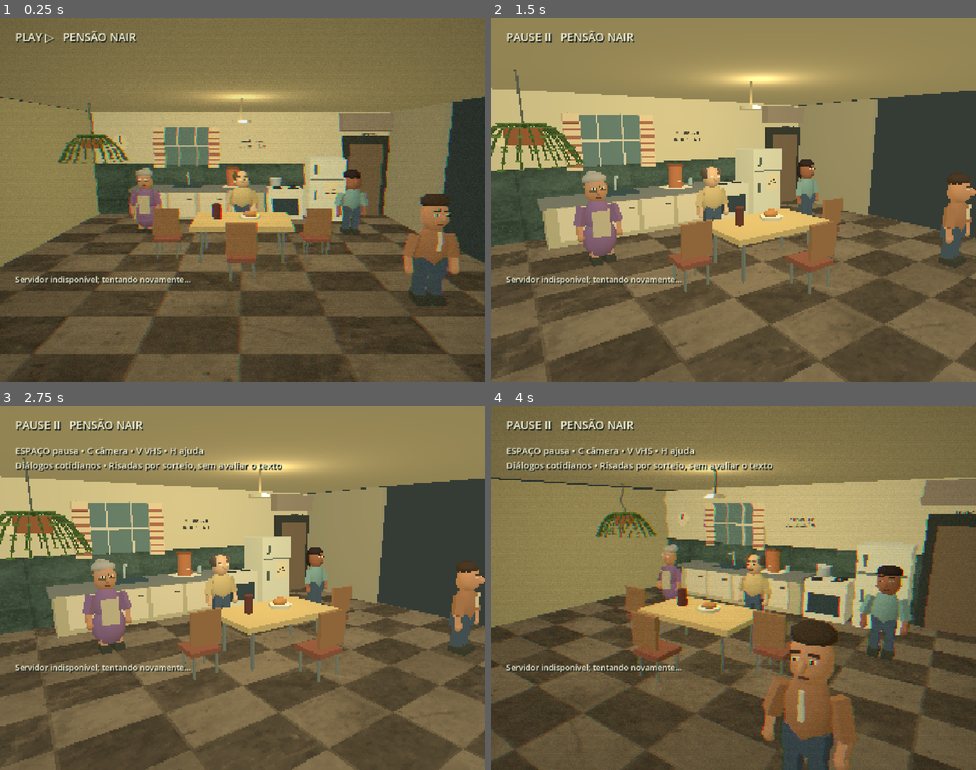
Above: before the commit, frames 1-4 (two rows, left to right).
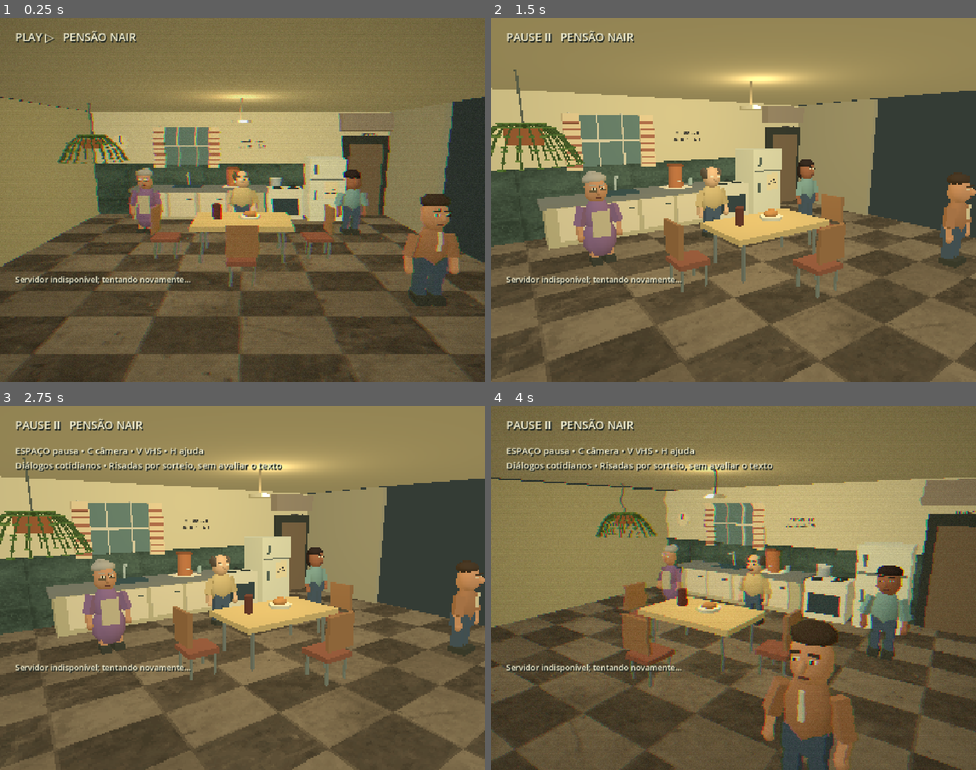
Above: after the commit, the same moments.

Repository: violetcitygarden/canal-aurora
Game: Godot game, scene res://main.tscn
The game is run twice, just before and just after one commit, with the same random seed, the same clock (stepped at 60 frames per second) and the same inputs.
Inputs:
- Up to frame 1 (0.25 s): no input
- Up to frame 2 (1.5 s): tap Enter at 0.5 s; tap C at 0.6 s; tap Space at 0.77 s; tap V at 1.35 s
- Up to frame 3 (2.75 s): tap Space at 1.52, 2 s; tap H at 2.1 s
- Up to frame 4 (4 s): tap Enter at 2.75 s; tap C at 2.85 s; tap Space at 3.02, 3.77 s; tap V at 3.6 s

The runs differ from the first frame. In frame 1, 1.0% of the frame differs, in the area x 30-92%, y 51-75%; in frame 2, 1.4%; in frame 3, 1.4%; in frame 4, 1.4%, in the area x 26-83%, y 48-99%.

Commit message:
Add reserved kitchen seating and actor spacing; validate in Godot

Diff:
--- a/pensao/actor.gd
+++ b/pensao/actor.gd
@@ -1,12 +1,20 @@
 extends "res://geometry.gd"
 var staging := false
 var stage_target := Vector3.ZERO
+var stage_aisle := false
 var leaving := false
 var identity := "NAIR"
 var mouth: Node3D
 var body: Node3D
 var head: Node3D
 var legs: Array[Node3D] = []
+var knees: Array[Node3D] = []
+var seat: Node3D
+var seat_phase := ""
+var seated := false
+var seated_left := 0.0
+var blocked_time := 0.0
+const PERSONAL_SPACE := 0.9
 var opening := 0.0
 var talking := false
 var elapsed := 0.0
@@ -16,6 +24,7 @@
 var point_index := 0
 const STOPS := [Vector3(-3.1,0,-1.9),Vector3(0,0,-2.1),Vector3(3.5,0,-1.8),Vector3(3.5,0,2.7),Vector3(-3.2,0,2.7)]
 func _ready() -> void:
+	add_to_group("pensao_actors")
 	body = Node3D.new()
 	add_child(body)
 	var skin := "#bd8c65"
@@ -39,8 +48,13 @@
 		leg.position = Vector3(side*0.15,0.68,0)
 		body.add_child(leg)
 		legs.append(leg)
-		box(Vector3(0,-0.28,0),Vector3(0.18,0.56,0.19),skin if identity=="NAIR" else "#475969",leg)
-		box(Vector3(0,-0.59,0.07),Vector3(0.23,0.14,0.36),"#3e4138",leg)
+		box(Vector3(0,-0.14,0),Vector3(0.18,0.28,0.19),skin if identity=="NAIR" else "#475969",leg)
+		var knee := Node3D.new()
+		knee.position.y = -0.28
+		leg.add_child(knee)
+		knees.append(knee)
+		box(Vector3(0,-0.14,0),Vector3(0.18,0.28,0.19),skin if identity=="NAIR" else "#475969",knee)
+		box(Vector3(0,-0.31,0.07),Vector3(0.23,0.14,0.36),"#3e4138",knee)
 		beam(Vector3(side*0.31,1.33,0),Vector3(side*0.43,0.92,0.05),0.17,clothes,body)
 		beam(Vector3(side*0.43,0.92,0.05),Vector3(side*0.42,0.69,0.11),0.11,skin,body)
 		sphere(Vector3(side*0.42,0.68,0.11),Vector3(0.08,0.1,0.07),skin,body)
@@ -78,14 +92,21 @@
 	destination = position
 	wait_left = randf_range(3,7)
 func _process(delta: float) -> void:
-	if not visible: return
+	if not visible:
+		release_seat()
+		return
 	if staging:
 		var direction := stage_target - position
 		rotation.y = snappedf(atan2(direction.x,direction.z), PI/8)
-		position = position.move_toward(stage_target, delta * 1.5)
+		move_with_space(stage_target, delta * 1.5)
 		for i in range(legs.size()): legs[i].rotation.x = sin(elapsed*7+i*PI)*0.25
 		elapsed += delta
+		tick = int(elapsed*10)
 		if position.distance_to(stage_target)<0.05:
+			if stage_aisle:
+				stage_aisle = false
+				stage_target = Vector3(4.8,0,-3.4)
+				return
 			staging = false
 			visible = not leaving
 			destination = position
@@ -99,30 +120,136 @@
 	tick = current_tick
 	mouth.scale.y = 1.0 + (floor(opening*3)/3.0)*5.0
 	head.rotation.z = sin(elapsed*0.7)*0.035
+	if seated:
+		seated_left -= dt
+		if seated_left <= 0 and not talking:
+			seated = false
+			body.position.y = 0
+			for knee in knees: knee.rotation.x = 0
+			for leg in legs: leg.rotation.x = 0
+			seat_phase = "exit"
+			destination = seat.get_meta("approach")
+		return
+	# Give entering/leaving actors priority through a crowded aisle.
+	if seat_phase.is_empty() and position.distance_to(destination) < 0.03:
+		for other in get_tree().get_nodes_in_group("pensao_actors"):
+			if other != self and other.visible and other.staging and position.distance_to(other.position) < 1.5:
+				choose_stop()
+				break
 	if position.distance_to(destination) > 0.03:
 		var direction := (destination-position).normalized()
 		rotation.y = snappedf(atan2(direction.x,direction.z), PI/8)
-		position = position.move_toward(destination,dt*0.52)
+		if not move_with_space(destination,dt*0.52):
+			blocked_time += dt
+			if blocked_time > 3 and seat_phase != "exit":
+				release_seat()
+				choose_stop()
+				blocked_time = 0
+		else:
+			blocked_time = 0
 		body.position.y = absf(sin(elapsed*5))*0.018
 		for i in range(legs.size()):
 			legs[i].rotation.x = sin(elapsed*5+i*PI)*0.22
 	else:
+		if seat_phase == "approach":
+			seat_phase = "arrive"
+			destination = seat.position
+			return
+		if seat_phase == "arrive":
+			seated = true
+			seat_phase = "seated"
+			rotation.y = seat.rotation.y
+			body.position.y = -0.08
+			for leg in legs: leg.rotation.x = -PI/2
+			for knee in knees: knee.rotation.x = PI/2
+			seated_left = randf_range(20,55)
+			return
+		if seat_phase == "exit":
+			release_seat()
+			destination = STOPS[point_index]
+			wait_left = randf_range(7,16)
+			return
 		wait_left -= dt
 		for leg in legs:
 			leg.rotation.x = 0
 		if wait_left <= 0:
-			point_index = (point_index+1)%STOPS.size()
-			destination = STOPS[point_index]
+			if randf() < 0.45 and reserve_nearby_seat():
+				return
+			choose_stop()
 			wait_left = randf_range(7,16)
 		elif talking and fmod(elapsed,5.0)<0.1:
 			rotation.y = 0 if randf()<0.65 else PI/2
 
 func change_presence(entering: bool) -> void:
+	# Walk back to the aisle before taking the exit route.
+	var aisle: Vector3 = seat.get_meta("approach") if is_instance_valid(seat) else position
+	stage_aisle = not entering and is_instance_valid(seat)
+	release_seat()
 	staging = true
 	leaving = not entering
 	visible = true
 	if entering:
 		position = Vector3(4.8,0,-3.4)
-		stage_target = Vector3(3.5,0,-1.8)
-	else:
-		stage_target = Vector3(4.8,0,-3.4)
+		stage_target = Vector3(4.6,0,-1.8)
+		for candidate in [Vector3(3.5,0,-1.8), Vector3(4.6,0,-1.8), Vector3(4.6,0,0)]:
+			if space_available(candidate, true):
+				stage_target = candidate
+				break
+	else:
+		stage_target = aisle if stage_aisle else Vector3(4.8,0,-3.4)
+
+func reserve_nearby_seat() -> bool:
+	for chair in get_tree().get_nodes_in_group("chairs"):
+		var occupant = chair.get_meta("occupant") if chair.has_meta("occupant") else null
+		if is_instance_valid(occupant) and occupant.visible: continue
+		var approach: Vector3 = chair.get_meta("approach")
+		# Only approach from the adjacent aisle, never across the table.
+		if position.distance_to(approach) > 3.3: continue
+		if approach.x < -2 and position.x > -2: continue
+		if approach.x > 2 and position.x < 2: continue
+		if absf(approach.x) < 1 and position.z < 2.5: continue
+		seat = chair
+		seat.set_meta("occupant", self)
+		seat_phase = "approach"
+		destination = approach
+		return true
+	return false
+
+func release_seat() -> void:
+	if is_instance_valid(seat) and seat.has_meta("occupant") and seat.get_meta("occupant") == self:
+		seat.remove_meta("occupant")
+	seat = null
+	seated = false
+	seat_phase = ""
+	if is_instance_valid(body): body.position.y = 0
+	for leg in legs: leg.rotation.x = 0
+	for knee in knees: knee.rotation.x = 0
+
+func _exit_tree() -> void:
+	release_seat()
+
+func space_available(at: Vector3, include_destinations := false) -> bool:
+	for other in get_tree().get_nodes_in_group("pensao_actors"):
+		if other == self or not other.visible: continue
+		if at.distance_to(other.position) < PERSONAL_SPACE: return false
+		if include_destinations and at.distance_to(other.destination) < PERSONAL_SPACE:
+			return false
+	return true
+
+func choose_stop() -> void:
+	for offset in range(1, STOPS.size()+1):
+		var index := (point_index+offset)%STOPS.size()
+		if space_available(STOPS[index], true):
+			point_index = index
+			destination = STOPS[index]
+			return
+	destination = position
+	wait_left = randf_range(2,4)
+
+func move_with_space(target: Vector3, distance: float) -> bool:
+	var next := position.move_toward(target, distance)
+	if space_available(next):
+		position = next
+		return true
+	# Yield instead of pushing another actor or stepping through furniture.
+	return false
--- a/pensao/kitchen.gd
+++ b/pensao/kitchen.gd
@@ -57,12 +57,19 @@
 	for x in [-1.0,1.0]:
 		for z in [-0.25,0.85]:
 			box(Vector3(x,0.45,z),Vector3(0.055,0.9,0.055),"#737d76")
-	for at in [Vector3(-1.9,0,0.3),Vector3(1.9,0,0.3),Vector3(0,0,1.65)]:
-		box(at+Vector3(0,0.51,0),Vector3(0.65,0.1,0.65),"#8a5843")
-		box(at+Vector3(0,1.0,0.29),Vector3(0.65,0.65,0.08),"#99724b")
+	for spec in [[Vector3(-1.95,0,0.3),PI/2,Vector3(-3.2,0,0.3)], [Vector3(1.95,0,0.3),-PI/2,Vector3(3.5,0,0.3)], [Vector3(0,0,1.85),PI,Vector3(0,0,2.7)]]:
+		var chair := Node3D.new()
+		add_child(chair)
+		chair.position = spec[0]
+		chair.rotation.y = spec[1]
+		chair.add_to_group("chairs")
+		chair.set_meta("approach", spec[2])
+		box(Vector3(0,0.51,0),Vector3(0.65,0.1,0.65),"#8a5843",chair)
+		# Actors face local +Z; the backrest belongs behind them.
+		box(Vector3(0,1.0,-0.29),Vector3(0.65,0.65,0.08),"#99724b",chair)
 		for x in [-0.25,0.25]:
 			for z in [-0.25,0.25]:
-				box(at+Vector3(x,0.25,z),Vector3(0.045,0.5,0.045),"#747f75")
+				box(Vector3(x,0.25,z),Vector3(0.045,0.5,0.045),"#747f75",chair)
 	cylinder(Vector3(0.2,1.05,0.25),0.27,0.07,"#d8d6b8")
 	sphere(Vector3(0.2,1.12,0.25),Vector3(0.19,0.09,0.14),"#bb854b")
 	cylinder(Vector3(-0.65,1.17,0.2),0.11,0.4,"#693f33")
--- a/pensao/sitcom.gd
+++ b/pensao/sitcom.gd
@@ -322,7 +322,7 @@
 		cameras[camera_index].current = true
 		return
 	var actor: Node3D = actors[active]
-	var face := actor.global_position + Vector3(0,1.7,0)
+	var face: Vector3 = actor.head.global_position
 	# Lock the side of the shot at the cut: stepped actor turns must not orbit the camera.
 	var desired: Vector3
 	if shot_kind == 0:
--- /dev/null
+++ b/pensao/tests/seating.gd
@@ -0,0 +1,49 @@
+extends SceneTree
+
+func _initialize() -> void:
+	call_deferred("check")
+
+func check() -> void:
+	seed(17)
+	var kitchen = load("res://kitchen.gd").new()
+	root.add_child(kitchen)
+	var actors: Array = []
+	for id in ["NAIR", "VALDIR", "JESSICA", "MAURO"]:
+		var actor = load("res://actor.gd").new()
+		actor.identity = id
+		root.add_child(actor)
+		actor.set_process(false)
+		actors.append(actor)
+	var a = actors[0]
+	assert(a.reserve_nearby_seat())
+	var chair = a.seat
+	actors[1].position = Vector3(-3.2,0,2.7)
+	actors[1].reserve_nearby_seat()
+	assert(actors[1].seat != chair, "Chair was reserved twice")
+	actors[1].release_seat()
+	actors[1].position = Vector3(0,0,-2.1)
+	for i in range(100): a._process(0.1)
+	assert(a.seated, "Actor failed to sit")
+	assert(a.head.global_position.y < 1.69)
+	assert(absf(a.knees[0].rotation.x - PI/2) < 0.01)
+	a.seated_left = 0
+	for i in range(50): a._process(0.1)
+	assert(not a.seated and a.seat == null, "Chair not released after standing")
+	var saw_seated := false
+	for frame in range(6000):
+		for actor in actors:
+			actor._process(0.1)
+			saw_seated = saw_seated or actor.seated
+		for i in range(actors.size()):
+			for j in range(i+1,actors.size()):
+				assert(actors[i].position.distance_to(actors[j].position) >= 0.899, "Actors overlapped")
+	assert(saw_seated)
+	a.release_seat()
+	a.position = Vector3(-3.1,0,-1.9)
+	for actor in actors.slice(1): actor.visible = false
+	assert(a.reserve_nearby_seat())
+	a.visible = false
+	a._process(0.1)
+	assert(a.seat == null)
+	print("SEATING_OK reservation pose release hidden_actor 600_seconds_no_overlap")
+	quit()
